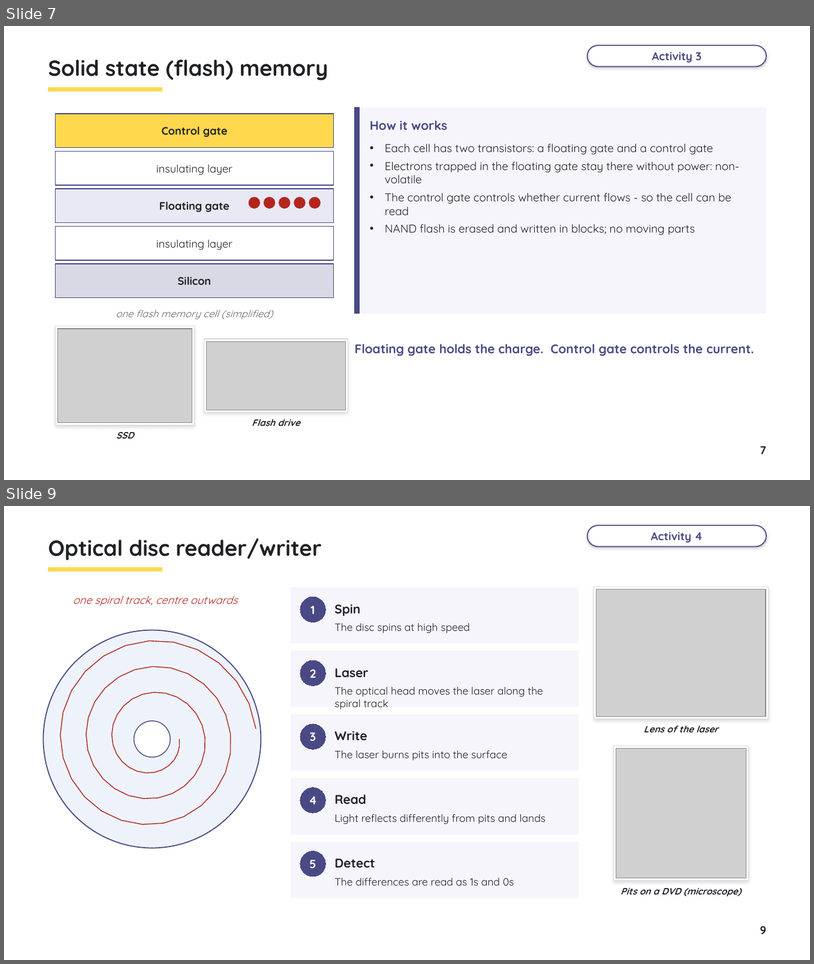
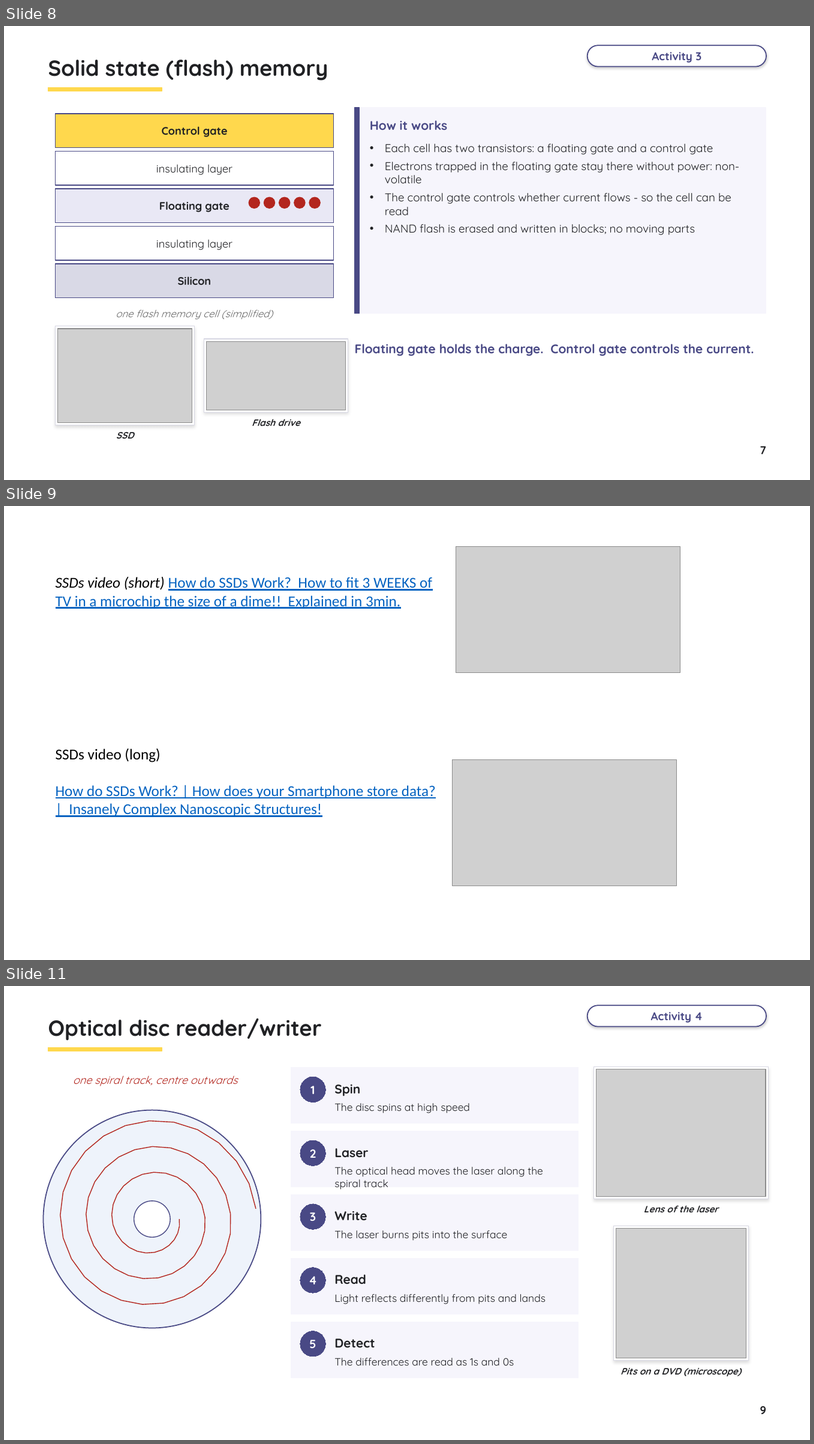
Before and after one commit to myk-sh/cs-lessons, a slide deck: 9618 P1/Hardware 2/Y12_9618_Lesson_-_Hardware_2.pptx. Shown one above the other, each under a label of ours: slides 7 and 9 before the commit, slides 8, 9 and 11 after it; the slides between them are not shown. The pictures are 814x964 and 814x1444 pixels, drawn with LibreOffice and Linux fonts; fonts in the diff are those of the drawing; grey boxes stand for pictures. Boxes give left, top, right and bottom in pixels: in the first picture for what was removed or moved away, otherwise in the second. Text is boxed around its words. In the diff, an @@ line names an element or a change of style, - is before the commit and + after.

Commit message:
9618 hardware 2 videos

```diff
--- a/9618 P1/Hardware 2/Y12_9618_Lesson_-_Hardware_2.pptx
+++ b/9618 P1/Hardware 2/Y12_9618_Lesson_-_Hardware_2.pptx
@@ slide 9 added at (4, 506, 810, 960), background #FFFFFF @@
@@ picture added at (456, 547, 681, 672) @@
@@ text added at (56, 576, 436, 817), 18 pt, text #0563C1, underline @@
+SSDs video (short) How do SSDs Work? How to fit 3 WEEKS of TV in a microchip the size of a dime!! Explained in 3min.
+SSDs video (long)
+How do SSDs Work? | How does your Smartphone store data? | Insanely Complex Nanoscopic Structures!
@@ picture added at (453, 760, 677, 886) @@
@@ what was slide 7 is now slide 8 @@
@@ what was slide 9 is now slide 11 @@
```
Also in this commit, not shown: 5 slides changed, 2 other slides added, 1 other file.
